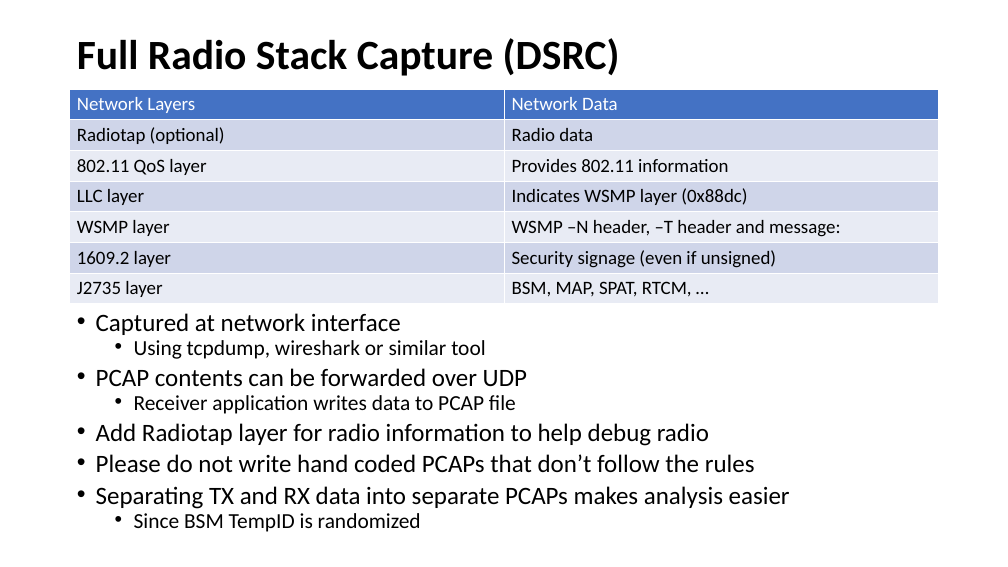
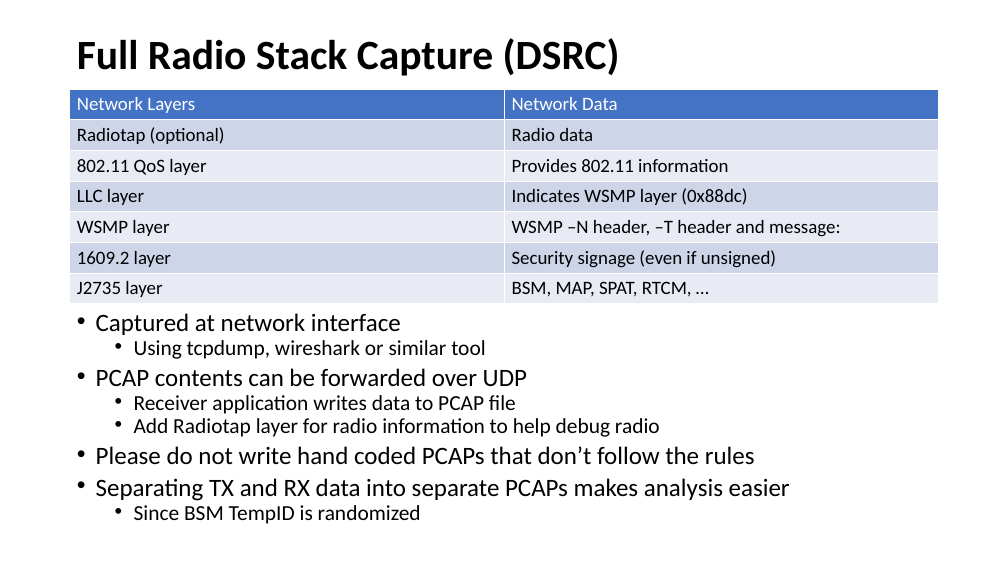
Before and after one commit to nprobert/j2735_tools, a slide deck: slide 9 of docs/NTCNA PCAP Decoder JSON Converter.pptx (slide 8 before the commit). Drawn at 1008x567 pixels with LibreOffice and Linux fonts; fonts in the diff are those of the drawing. Boxes give left, top, right and bottom in pixels: in the first picture for what was removed or moved away, otherwise in the second. Text is boxed around its words. In the diff, an @@ line names an element or a change of style, - is before the commit and + after.

```diff
--- a/docs/NTCNA PCAP Decoder JSON Converter.pptx
+++ b/docs/NTCNA PCAP Decoder JSON Converter.pptx
@@ text at (x1=134, y1=418, x2=660, y2=437): size 23.8 to 20.4 pt in "Add Radiotap layer for radio information to ..."; list level 1 to 2 in "Add Radiotap layer for radio ..." @@
```
Also in this commit, not shown: 8 other slides changed, 2 slides added, 2 slides removed.
